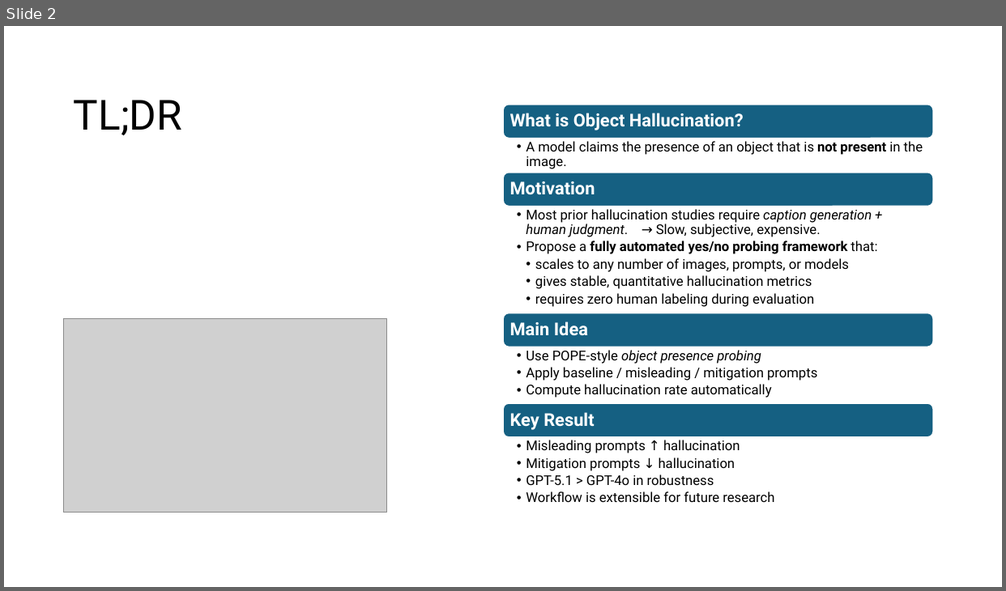
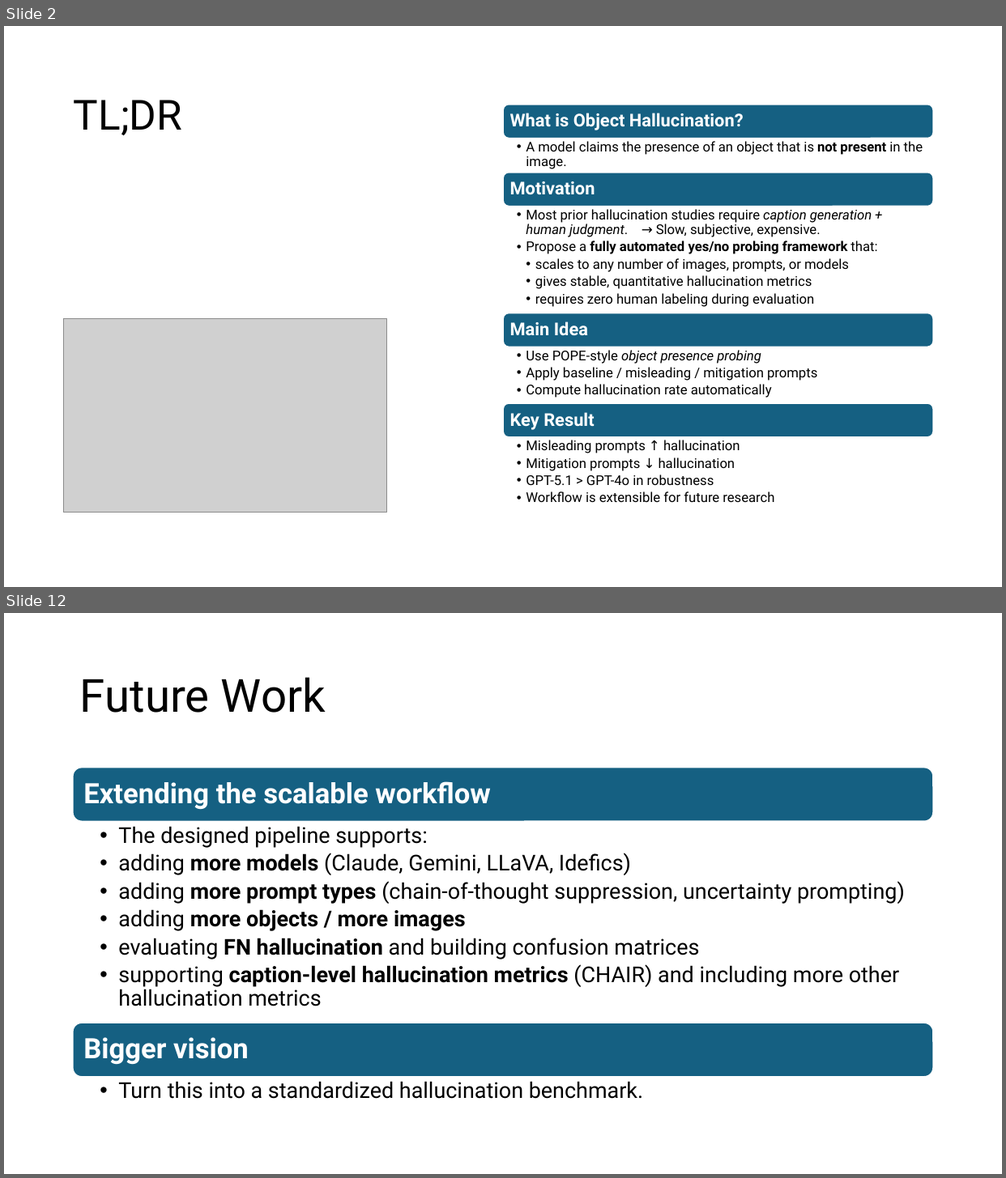
Before and after one commit to xxiao053/MRP--Mini-Research-Problem, a slide deck: presentation/A Scalable Workflow for Evaluating Object Hallucination in Multimodal LLMs.pptx. Shown one above the other, each under a label of ours: slide 2 before the commit, slides 2 and 12 after it; the slides between them are not shown. The pictures are 1006x591 and 1006x1178 pixels, drawn with LibreOffice and Linux fonts; fonts in the diff are those of the drawing; grey boxes stand for pictures. Boxes give left, top, right and bottom in pixels: in the first picture for what was removed or moved away, otherwise in the second. Text is boxed around its words. In the diff, an @@ line names an element or a change of style, - is before the commit and + after.

```diff
--- a/presentation/A Scalable Workflow for Evaluating Object Hallucination in Multimodal LLMs.pptx
+++ b/presentation/A Scalable Workflow for Evaluating Object Hallucination in Multimodal LLMs.pptx
@@ slide 12 added at (4, 613, 1002, 1174), background #FFFFFF @@
@@ title added at (80, 677, 326, 713), 44 pt, text #000000 @@
+Future Work
@@ group added at (73, 767, 934, 1099): 4 texts, 2 rounded rectangles @@
+Extending the scalable workflow
+  • The designed pipeline supports:
+  • adding more models (Claude, Gemini, LLaVA, Idefics)
+  • adding more prompt types (chain-of-thought suppression, uncertainty prompting)
+  • adding more objects / more images
+  • evaluating FN hallucination and building confusion matrices
+  • supporting caption-level hallucination metrics (CHAIR) and including more other hallucination metrics
+Bigger vision
+  • Turn this into a standardized hallucination benchmark.
```
Also in this commit, not shown: 2 slides changed, 10 other slides added.
